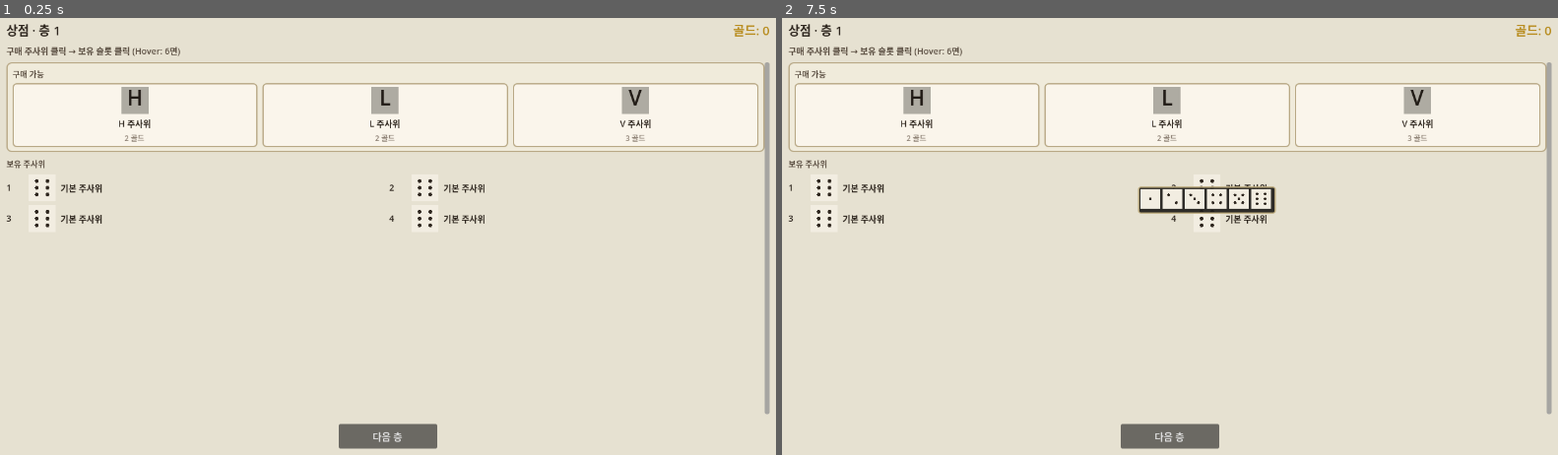
Above: before the commit, frames 1-2 (left to right).
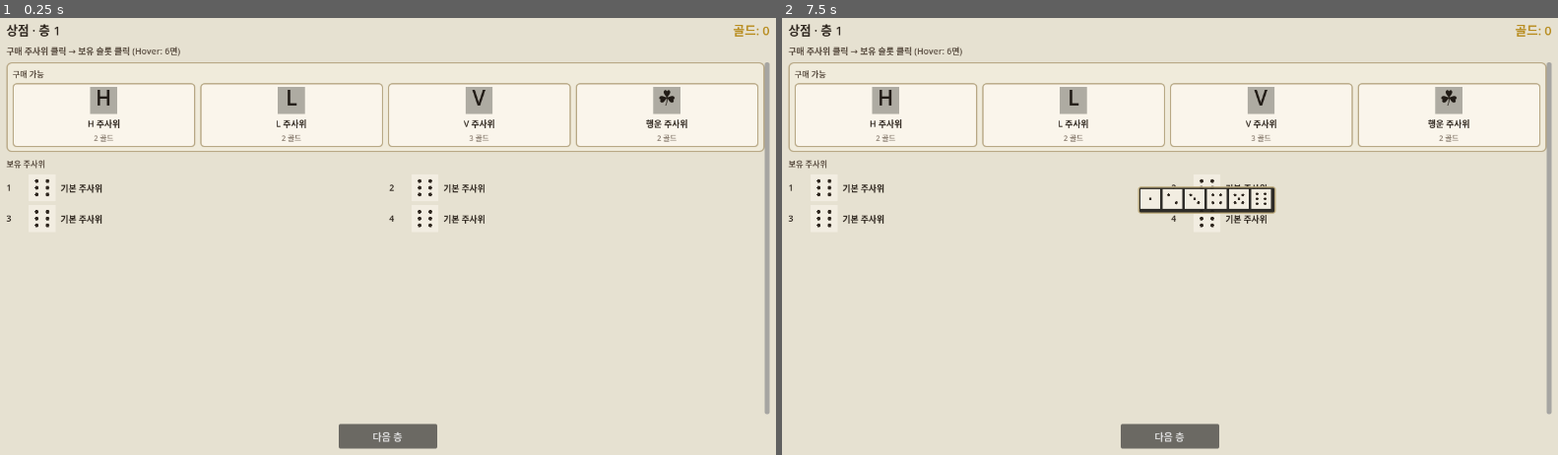
Above: after the commit, the same moments.

Repository: NyongNyongNyong/cat_dice_game
Game: Godot game, scene res://scenes/game/shop_scene.tscn
Two runs of this game, one before a commit and one after it. Both use one fixed random seed, a clock stepped at 60 frames per second and the inputs below. This scene is started directly instead of the project's main scene.
Inputs (mouse positions are in pixels of both pictures, inside the frame that each line leads up to):
- Up to frame 1 (0.25 s): no input
- Up to frame 2 (7.5 s): click "다음 층" at 0.5 s; click "다음 층" at 1.25 s; click "다음 층" at 2 s; tap Enter at 2.75, 4.25, 5.75 s; drag from (913, 101) to (1247, 135) at 2.77 s; tap Space at 3.5, 5, 6.5 s; drag from (1170, 101) to (1131, 323) at 3.52 s; move the mouse to (1418, 101) at 4.27 s; click (1418, 101) at 4.42 s; drag from (820, 188) to (937, 166) at 5.02 s; drag from (1208, 188) to (1208, 236) at 5.77 s; drag from (820, 219) to (1053, 122) at 6.52 s; move the mouse to (1208, 219) at 7.27 s; click (1208, 219) at 7.42 s

The runs differ from the first frame. In frame 1, 2.3% of the frame differs, in the area x 11-89%, y 14-30%; in frame 2, 2.3%.

Commit message:
feat: 행운 주사위(☘)와 행운 누적 시스템 추가
- dice_triple_luck: 3,3,3 + ☘×3 (luck_bonus). 굴림 후 면당 행운 +1, 점수 0
- LuckBonusProperty + RunManager.add_luck / luck_changed 시그널
- round_controller가 굴림 결과 면에서 행운 효과 적용
- 폭탄/황금 주사위 카탈로그·상점풀에서 제거
- 행운 컷 계수 K 튜닝(L=30 → f≈0.5)

Co-authored-by: Cursor <cursoragent@cursor.com>

Diff:
--- a/game/data/dice/dice_defs.json
+++ b/game/data/dice/dice_defs.json
@@ -55,32 +55,17 @@
 	  ]
 	},
 	{
-	  "id": "dice_bomb",
-	  "display_ko": "폭탄 주사위",
-	  "display_name": "Bomb Die",
+	  "id": "dice_triple_luck",
+	  "display_ko": "행운 주사위",
+	  "display_name": "Luck Die",
 	  "faces": [
-		{ "kind": "number", "value": 1 },
-		{ "kind": "number", "value": 2 },
-		{ "kind": "number", "value": 3 },
-		{ "kind": "number", "value": 1 },
-		{ "kind": "number", "value": 2 },
-		{ "kind": "number", "value": 3 }
-	  ],
-	  "note": "bomb 면 효과 미구현. 추후 special+bomb property로 교체 예정."
-	},
-	{
-	  "id": "dice_golden",
-	  "display_ko": "황금 주사위",
-	  "display_name": "Golden Die",
-	  "faces": [
-		{ "kind": "number", "value": 2 },
-		{ "kind": "number", "value": 2 },
 		{ "kind": "number", "value": 3 },
 		{ "kind": "number", "value": 3 },
-		{ "kind": "number", "value": 4 },
-		{ "kind": "number", "value": 4 }
-	  ],
-	  "note": "GDD 예시. 효과 훅 추후."
+		{ "kind": "number", "value": 3 },
+		{ "kind": "special", "property_id": "luck_bonus", "amount": 1 },
+		{ "kind": "special", "property_id": "luck_bonus", "amount": 1 },
+		{ "kind": "special", "property_id": "luck_bonus", "amount": 1 }
+	  ]
 	}
   ]
 }
--- a/game/data/economy/shop_offers.json
+++ b/game/data/economy/shop_offers.json
@@ -2,6 +2,7 @@
   "offers": [
     { "dice_id": "dice_triple_h", "price_gold": 2 },
     { "dice_id": "dice_triple_l", "price_gold": 2 },
-    { "dice_id": "dice_triple_v", "price_gold": 3 }
+    { "dice_id": "dice_triple_v", "price_gold": 3 },
+    { "dice_id": "dice_triple_luck", "price_gold": 2 }
   ]
 }
--- a/game/data/items/shop_pools.json
+++ b/game/data/items/shop_pools.json
@@ -6,8 +6,6 @@
       "floor_id": "floor_01",
       "slots": 3,
       "offers": [
-        { "kind": "dice", "id": "dice_bomb", "weight": 10, "cost_chips": 5 },
-        { "kind": "dice", "id": "dice_golden", "weight": 5, "cost_chips": 8 },
         { "kind": "relic", "id": "relic_lucky_claw", "weight": 8, "cost_chips": 6 },
         { "kind": "relic", "id": "relic_magnet_collar", "weight": 8, "cost_chips": 6 },
         { "kind": "relic", "id": "relic_fake_chips", "weight": 6, "cost_chips": 7 },
--- a/game/scripts/autoload/run_manager.gd
+++ b/game/scripts/autoload/run_manager.gd
@@ -33,13 +33,14 @@
 
 var unlocked_slots: int = STARTING_UNLOCKED_SLOTS
 var board_placement: Array[int] = []
-# 행운 (GDD §4.3). 주사위·유물로 변동 예정; 현재 소스 없어 기본 0.
+# 행운 (GDD §4.3). 주사위·유물로 변동; 행운 주사위(☘ 면)가 굴림 후 +1씩 누적.
 var luck: float = 0.0
 
 signal floor_changed(floor: int, target: int)
 signal score_changed(score: int)
 signal chips_changed(chips: int)
 signal gold_changed(gold: int)
+signal luck_changed(luck: float)
 signal run_completed()
 signal roster_changed()
 signal board_changed()
@@ -51,6 +52,7 @@
 	current_score = 0
 	chips = INITIAL_CHIPS
 	gold = 0
+	luck = 0.0
 	_dice_roster = DiceRosterScript.new()
 	_dice_roster.reset_to_starting()
 	unlocked_slots = STARTING_UNLOCKED_SLOTS
@@ -189,6 +191,13 @@
 	return true
 
 
+func add_luck(delta: float) -> void:
+	if delta == 0.0:
+		return
+	luck += delta
+	luck_changed.emit(luck)
+
+
 func can_advance_floor() -> bool:
 	return not run_finished and current_score >= target_score
 
--- a/game/scripts/core/dice_catalog_service.gd
+++ b/game/scripts/core/dice_catalog_service.gd
@@ -20,6 +20,9 @@
 )
 const ChangeToMissingPropertyScript := preload(
 	"res://scripts/core/face_properties/change_to_missing_property.gd"
+)
+const LuckBonusPropertyScript := preload(
+	"res://scripts/core/face_properties/luck_bonus_property.gd"
 )
 
 static var _shared = null
@@ -204,7 +207,7 @@
 
 func _build_special_face(face_def: Dictionary) -> Resource:
 	var property_id: String = str(face_def.get("property_id", ""))
-	var property: Resource = _build_property(property_id)
+	var property: Resource = _build_property(property_id, face_def)
 	if property == null:
 		return null
 
@@ -216,7 +219,7 @@
 	return special_face
 
 
-func _build_property(property_id: String) -> Resource:
+func _build_property(property_id: String, face_def: Dictionary = {}) -> Resource:
 	match property_id:
 		"change_to_highest":
 			return ChangeToHighestPropertyScript.new()
@@ -224,6 +227,10 @@
 			return ChangeToLowestPropertyScript.new()
 		"change_to_missing":
 			return ChangeToMissingPropertyScript.new()
+		"luck_bonus":
+			var luck_property: Resource = LuckBonusPropertyScript.new()
+			luck_property.amount = float(face_def.get("amount", face_def.get("luck_delta", 1)))
+			return luck_property
 		_:
 			push_error("DiceCatalog: unknown property_id '%s'" % property_id)
 			return null
--- a/game/scripts/core/dice_catalog_spec_test.gd
+++ b/game/scripts/core/dice_catalog_spec_test.gd
@@ -14,6 +14,7 @@
 	_expect_triple_h_die(catalog)
 	_expect_triple_l_die(catalog)
 	_expect_triple_v_die(catalog)
+	_expect_triple_luck_die(catalog)
 	_expect_roster_preview_faces(catalog)
 	_expect_starter_loadout(catalog)
 	_expect_unknown_id_returns_null(catalog)
@@ -103,6 +104,24 @@
 		_fail_array("triple v change to missing", [3, 4, 2], die.resolve_face_values(board_faces))
 
 
+func _expect_triple_luck_die(catalog) -> void:
+	var die: Resource = catalog.get_dice("dice_triple_luck")
+	if die == null:
+		_fail_bool("triple luck die exists", true, false)
+		return
+
+	var faces: Array[Resource] = die.get_faces()
+	if die.get_face_values() != [3, 3, 3, 0, 0, 0]:
+		_fail_array("triple luck face values", [3, 3, 3, 0, 0, 0], die.get_face_values())
+
+	var trio: Array[Resource] = [faces[3], faces[4], faces[5]]
+	if die.resolve_face_values(trio) != [0, 0, 0]:
+		_fail_array("triple luck bonus faces", [0, 0, 0], die.resolve_face_values(trio))
+
+	if faces[3].get_display_text({}) != "☘":
+		_fail_string("triple luck display", "☘", faces[3].get_display_text({}))
+
+
 func _expect_roster_preview_faces(catalog) -> void:
 	var basic: Resource = catalog.get_dice("dice_basic")
 	var basic_face: Resource = basic.get_roster_preview_face()
@@ -125,6 +144,11 @@
 	var v_face: Resource = triple_v.get_roster_preview_face()
 	if v_face == null or v_face.is_number() or v_face.get_display_text({}) != "V":
 		_fail_bool("triple v roster preview is V", true, false)
+
+	var triple_luck: Resource = catalog.get_dice("dice_triple_luck")
+	var luck_face: Resource = triple_luck.get_roster_preview_face()
+	if luck_face == null or luck_face.is_number() or luck_face.get_display_text({}) != "☘":
+		_fail_bool("triple luck roster preview is clover", true, false)
 
 
 func _expect_starter_loadout(catalog) -> void:
--- a/game/scripts/core/face_properties/face_property.gd
+++ b/game/scripts/core/face_properties/face_property.gd
@@ -20,3 +20,7 @@
 
 func play_visual_effect(_dice_view: Control, _face: Resource, _context: Dictionary) -> void:
 	pass
+
+
+func apply_roll_effect(_face: Resource, _context: Dictionary) -> void:
+	pass
--- /dev/null
+++ b/game/scripts/core/face_properties/luck_bonus_property.gd
@@ -0,0 +1,22 @@
+class_name LuckBonusProperty
+extends "res://scripts/core/face_properties/face_property.gd"
+
+@export var amount: float = 1.0
+
+
+func resolve_number_value(_face: Resource, _context: Dictionary, _current_value: int) -> int:
+	return 0
+
+
+func apply_roll_effect(_face: Resource, context: Dictionary) -> void:
+	var run_manager = context.get("run_manager")
+	if run_manager != null and run_manager.has_method("add_luck"):
+		run_manager.add_luck(amount)
+
+
+func get_display_text(_face: Resource, _context: Dictionary, _current_text: String) -> String:
+	if is_equal_approx(amount, 1.0):
+		return "☘"
+	if amount == floor(amount):
+		return "☘%d" % int(amount)
+	return "☘%s" % str(amount)
--- a/game/scripts/core/luck_resolver.gd
+++ b/game/scripts/core/luck_resolver.gd
@@ -12,7 +12,8 @@
 ## 컷 비율 점근 상한(<1.0): 행운이 아무리 높아도 100% 안전은 불가.
 const CUT_FRACTION_MAX: float = 0.9
 ## 로그 스케일 계수: 클수록 같은 행운에서 더 많이 깎임.
-const CUT_FRACTION_K: float = 0.15
+## v2 튜닝(2026-07): L=30 → f≈0.5, L=10 → f≈0.27 (구 K=0.15는 초반 과급)
+const CUT_FRACTION_K: float = 5.0 / 120.0
 
 
 ## dice_resources: Array[Resource], luck: float, value_resolver: Callable(Array)->Array[int]
--- a/game/scripts/core/round_controller.gd
+++ b/game/scripts/core/round_controller.gd
@@ -177,6 +177,7 @@
 	dice_faces = LuckResolver.resolve(
 		dice_resources, luck, Callable(self, "resolve_faces"), _rng
 	)
+	_apply_luck_from_faces(dice_faces)
 	dice_values = resolve_faces(dice_faces)
 	dice_rolled.emit(dice_values)
 
@@ -221,6 +222,19 @@
 	phase_changed.emit(phase)
 
 
+func _apply_luck_from_faces(faces: Array[Resource]) -> void:
+	var run_manager := _get_run_manager()
+	if run_manager == null:
+		return
+	var context := {"run_manager": run_manager, "faces": faces}
+	for face in faces:
+		if face == null:
+			continue
+		for property in face.properties:
+			if property != null:
+				property.apply_roll_effect(face, context)
+
+
 func _get_run_manager() -> Node:
 	if not is_inside_tree():
 		return null
--- a/game/scripts/ui/run_scene.gd
+++ b/game/scripts/ui/run_scene.gd
@@ -89,6 +89,7 @@
 	RunManager.score_changed.connect(_on_score_changed)
 	RunManager.chips_changed.connect(_on_chips_changed)
 	RunManager.gold_changed.connect(_on_gold_changed)
+	RunManager.luck_changed.connect(_on_luck_changed)
 	RunManager.run_completed.connect(_on_run_completed)
 	RunManager.roster_changed.connect(_on_roster_changed)
 	RunManager.board_changed.connect(_on_board_changed)
@@ -471,6 +472,10 @@
 
 func _on_gold_changed(amount: int) -> void:
 	_gold_label.text = _format_currency_label(amount, RunManager.chips, RunManager.luck)
+	_sync_ui()
+
+
+func _on_luck_changed(_luck: float) -> void:
 	_sync_ui()
 
 
Not shown, added: game/scripts/core/face_properties/luck_bonus_property.gd.uid
Not shown, changed: docs/design/systems/dice-catalog.md
Not shown, changed: docs/design/systems/v0.2-board-luck.md
